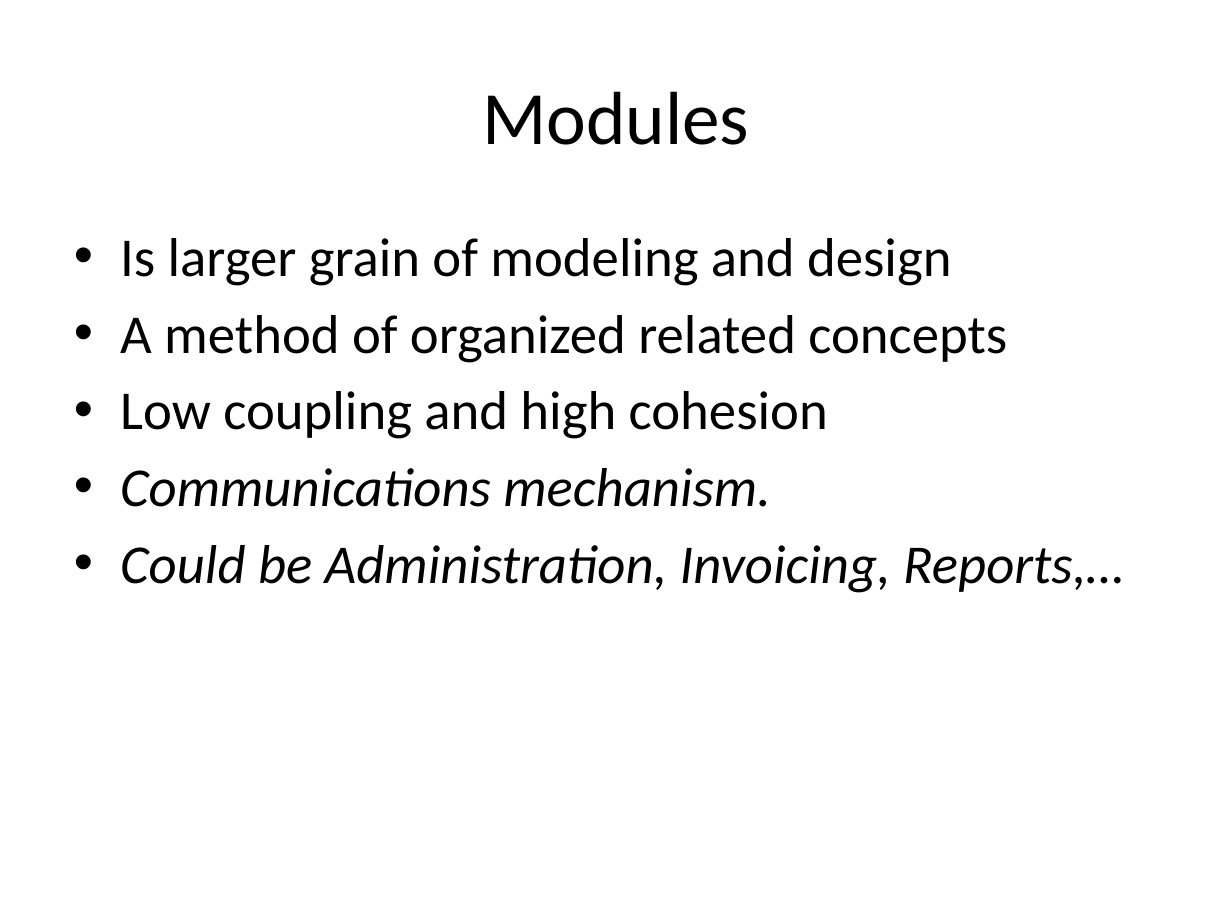
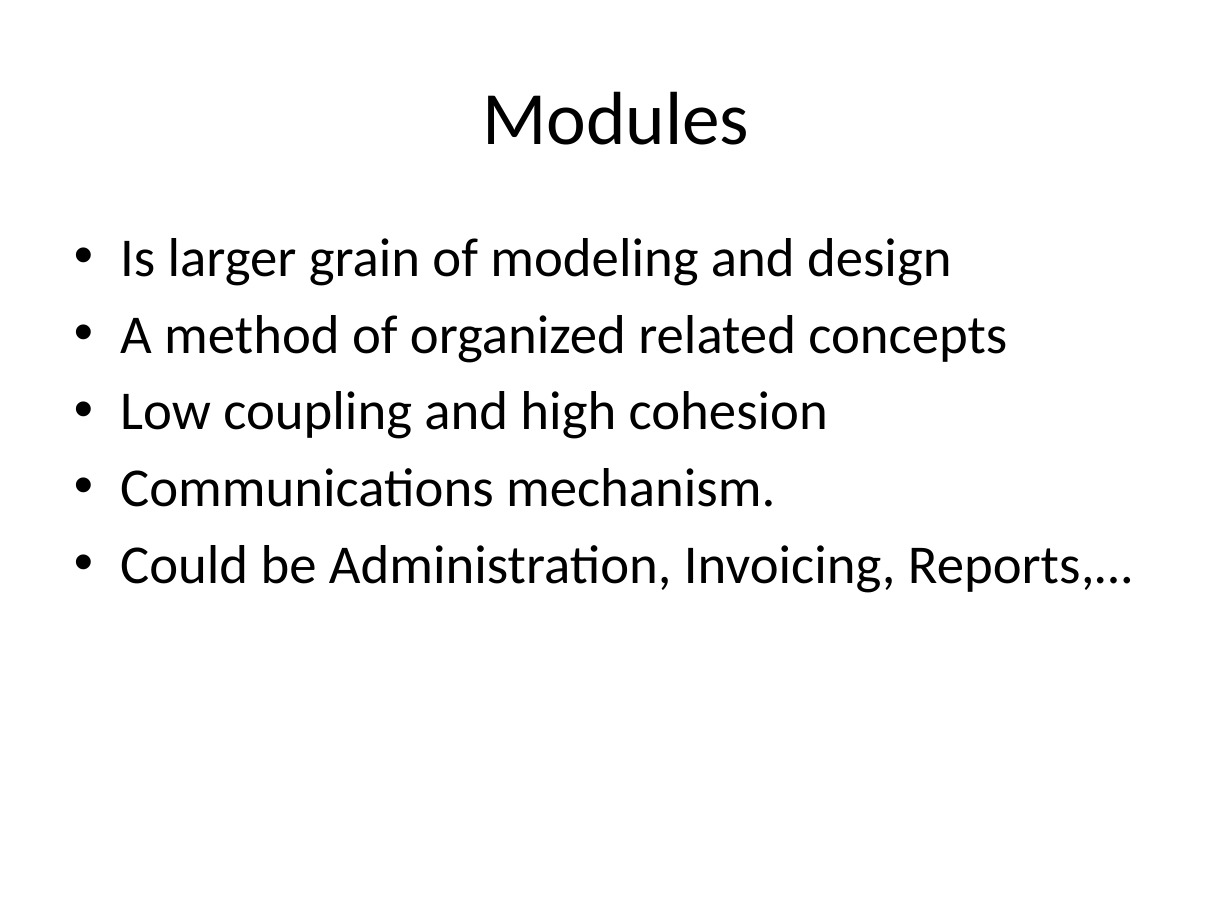
Before and after one commit to arturtv/dddpresentation, a slide deck: slide 27 of Domain-DrivenDesign.A.Trosin.pptx. Drawn at 1232x924 pixels with LibreOffice and Linux fonts; fonts in the diff are those of the drawing. Boxes give left, top, right and bottom in pixels: in the first picture for what was removed or moved away, otherwise in the second. Text is boxed around its words. In the diff, an @@ line names an element or a change of style, - is before the commit and + after.

```diff
--- a/Domain-DrivenDesign.A.Trosin.pptx
+++ b/Domain-DrivenDesign.A.Trosin.pptx
@@ text at <box>120,468,1134,593</box>: italic off in "Communications mechanism.", "Could be Administration, Invoicing, Reports,…" @@
```
Also in this commit, not shown: 1 slide added.
